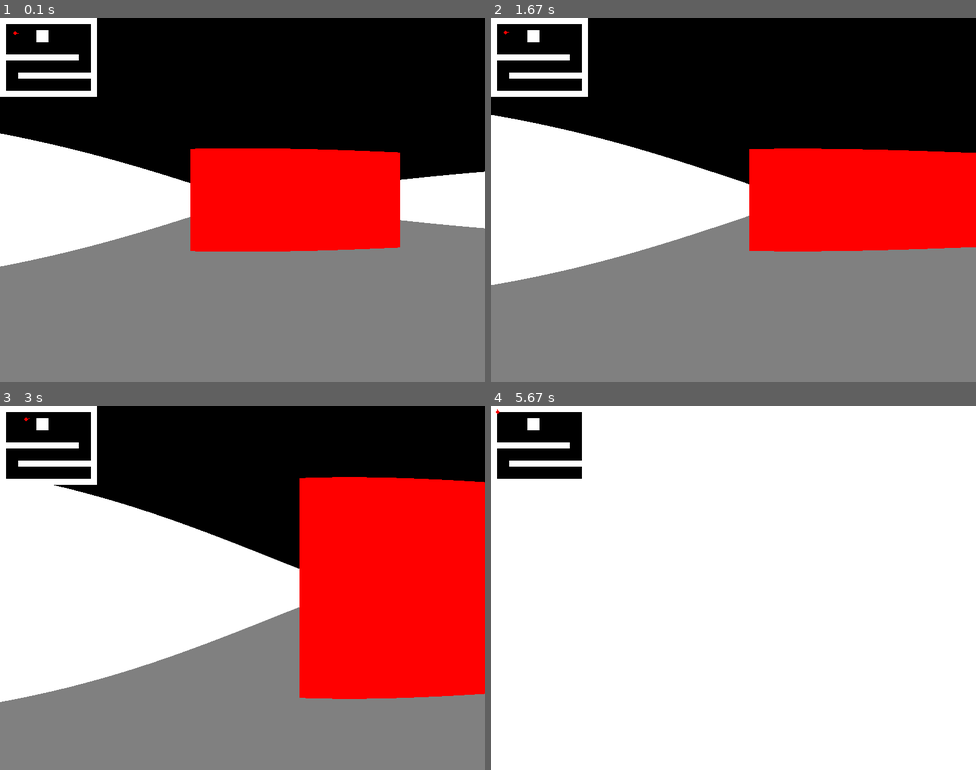
Above: before the commit, frames 1-4 (two rows, left to right).
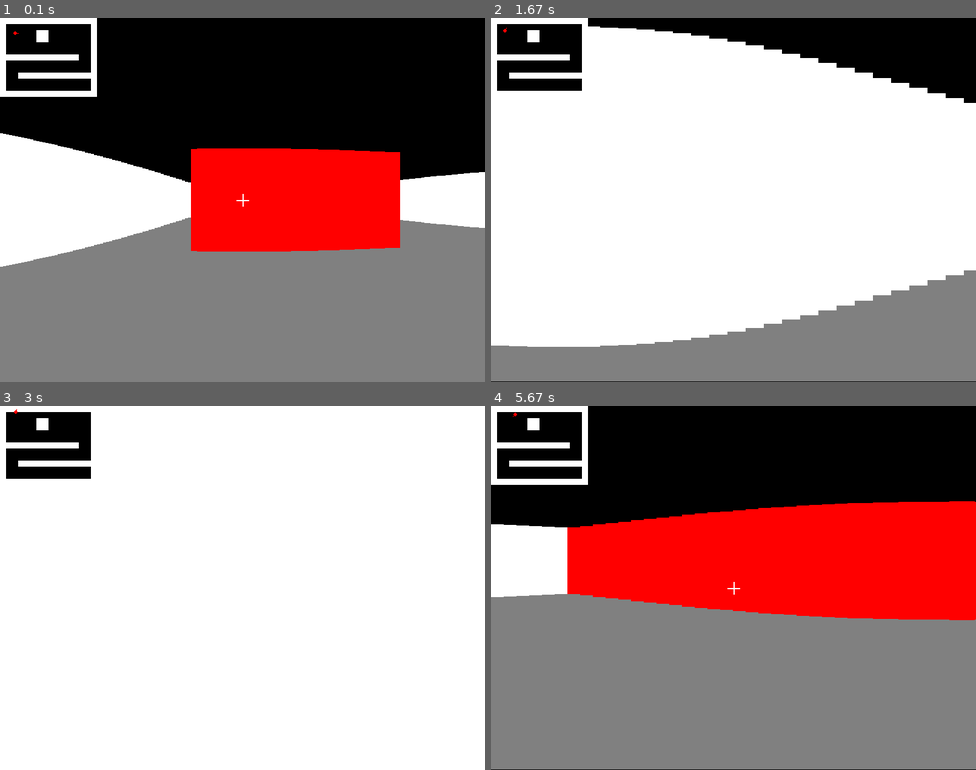
Above: after the commit, the same moments.

Repository: anirudhvsp/rayCastPygame
Game: pygame game, started from main.py
The game is run twice, just before and just after one commit, with the same random seed, the same clock (stepped at 60 frames per second) and the same inputs.
Inputs (mouse positions are in pixels of both pictures, inside the frame that each line leads up to):
- Up to frame 1 (0.1 s): no input
- Up to frame 2 (1.67 s): tap E at 0.33 s; hold Q 0.67-1.13 s; hold Right 0.67-1.13 s; hold D 0.67-1.13 s; move the mouse to (617, 203) at 0.7 s; hold Right 1.17-1.63 s; hold D 1.17-1.63 s; move the mouse to (806, 72) at 1.2 s
- Up to frame 3 (3 s): hold Up 1.67-1.97 s; hold W 1.67-1.97 s; move the mouse to (252, 464) at 1.7 s; tap E at 1.82 s; hold Right 2-2.47 s; hold D 2-2.47 s; move the mouse to (247, 624) at 2.03 s; hold Left from 2.5 s (still down); hold A from 2.5 s (still down); move the mouse to (368, 646) at 2.53 s
- Up to frame 4 (5.67 s): release Left at 3.03 s; release A at 3.03 s; hold Down 3.07-3.37 s; hold S 3.07-3.37 s; move the mouse to (859, 555) at 3.1 s; tap E at 3.22, 4.38 s; hold Left 3.4-3.8 s; hold A 3.4-3.8 s; move the mouse to (908, 558) at 3.43 s; hold Up 3.83-4.2 s; hold W 3.83-4.2 s; move the mouse to (578, 624) at 3.87 s; hold Right 4.23-4.87 s; hold D 4.23-4.87 s; move the mouse to (578, 540) at 4.27 s; hold Down 4.9-5.27 s; hold S 4.9-5.27 s; move the mouse to (903, 660) at 4.93 s; hold Left from 5.3 s (still down); hold A from 5.3 s (still down); move the mouse to (592, 518) at 5.33 s

The runs differ from the first frame. In frame 1, 0.1% of the frame differs, in the area x 0-100%, y 31-69%; in frame 2, 55%; in frame 3, 71%; in frame 4, 93%, in the area x 0-100%, y 0-100%.

Commit message:
added quality control and vertical aim

Diff:
--- a/constants.py
+++ b/constants.py
@@ -2,11 +2,13 @@
 # Constants
 SCREEN_WIDTH = 800
 SCREEN_HEIGHT = 600
-PLAYER_SPEED = 0.1
+PLAYER_SPEED = 0.05
 ROTATION_SPEED = 0.1
-MOUSE_SENS = -0.001
+MOUSE_SENS = -0.0005
 FOV = math.pi / 1  # Field of View in radians
 SPRINT_SPEED = 0.2
+VERTICAL_CLAMP = 400
+
 
 # Colors
 WHITE = (255, 255, 255)
--- a/gameState.py
+++ b/gameState.py
@@ -9,6 +9,7 @@
         self.game_map = []
         self.camera_shake = 0.0
         self.screen = pygame.display.set_mode((SCREEN_WIDTH, SCREEN_HEIGHT))
-
+        self.viewOffset = 0.0
+        self.RENDER_QUALITY = 5
         # Convert room layout to integers
         self.game_map = roomLayout.ROOM1
--- a/inputHandler.py
+++ b/inputHandler.py
@@ -1,5 +1,5 @@
 import pygame
-from constants import MOUSE_SENS, PLAYER_SPEED, ROTATION_SPEED, SPRINT_SPEED
+from constants import *
 from renderUtils import is_collision
 import random
 import math
@@ -27,9 +27,19 @@
             self.sprinting = True
         else:
             self.sprinting = False
+        if keys[pygame.K_UP]:
+            self.lookUp(game_state)
+        if keys[pygame.K_DOWN]:
+            self.lookDown(game_state)
+        if keys[pygame.K_q]:
+            self.increaseRenderQuality(game_state)
+        if keys[pygame.K_e]:
+            self.decreaseRenderQuality(game_state)
+
+
         dx, dy = pygame.mouse.get_rel()
         dx *= MOUSE_SENS
-        dy *= MOUSE_SENS
+        dy *= MOUSE_SENS * 500
         self.rotate_mouse(game_state, dx, dy)
 
 
@@ -87,6 +97,7 @@
         ]
 
     def rotate_mouse(self, game_state, dx, dy):
+        # Rotate based on the x movement
         game_state.player_dir = [
             game_state.player_dir[0] * math.cos(-dx) - game_state.player_dir[1] * math.sin(-dx),
             game_state.player_dir[0] * math.sin(-dx) + game_state.player_dir[1] * math.cos(-dx),
@@ -96,3 +107,22 @@
             game_state.player_plane[0] * math.cos(-dx) - game_state.player_plane[1] * math.sin(-dx),
             game_state.player_plane[0] * math.sin(-dx) + game_state.player_plane[1] * math.cos(-dx),
         ]
+
+        # Look up and down based on the y movement
+        game_state.viewOffset += dy
+        game_state.viewOffset = max(-VERTICAL_CLAMP, min(VERTICAL_CLAMP, game_state.viewOffset))  # Clamp between -60.0 and 60.0
+
+    def lookUp(self, game_state):
+        game_state.viewOffset += 1
+        game_state.viewOffset = min(VERTICAL_CLAMP, game_state.viewOffset)  # Clamp to 60.0
+
+    def lookDown(self, game_state):
+        game_state.viewOffset -= 1
+        game_state.viewOffset = max(-VERTICAL_CLAMP, game_state.viewOffset)  # Clamp to -60.0
+
+    def increaseRenderQuality(self, game_state):
+        game_state.RENDER_QUALITY += 0.5
+        game_state.RENDER_QUALITY = min(50, game_state.RENDER_QUALITY)
+    def decreaseRenderQuality(self, game_state):
+        game_state.RENDER_QUALITY -= 0.5
+        game_state.RENDER_QUALITY = max(1, game_state.RENDER_QUALITY)
--- a/main.py
+++ b/main.py
@@ -1,6 +1,6 @@
 import pygame
 import math
-from renderUtils import draw_walls, draw_minimap, is_collision
+from renderUtils import *
 from constants import SCREEN_WIDTH, SCREEN_HEIGHT, PLAYER_SPEED, ROTATION_SPEED, MOUSE_SENS,  BLACK, WHITE
 from gameState import GameState
 from inputHandler import InputHandler
@@ -15,7 +15,7 @@
 
 game_state = GameState()
 
-async def main():
+def main():
     pygame.mouse.set_visible(False)
     pygame.event.set_grab(True)
     font = pygame.font.Font(None, 15)
@@ -36,13 +36,14 @@
         # Draw walls
         draw_walls(game_state)
         draw_minimap(game_state)
-
+        draw_crosshair(game_state)
 
         # Update the display
         pygame.display.update()
-        await asyncio.sleep(0)  # Very important, and keep it 0
-
+        #await asyncio.sleep(0)  # Very important, and keep it 0
+        clock.tick(120)
         if not running:
             return
 
-asyncio.run( main() )
+if __name__ == "__main__":
+    main()
--- a/renderUtils.py
+++ b/renderUtils.py
@@ -60,7 +60,9 @@
 
 
 def draw_walls(game_state):
-    for x in range(SCREEN_WIDTH):
+    wall_width = int(game_state.RENDER_QUALITY) # Width of the wall rectangles
+
+    for x in range(0, SCREEN_WIDTH, wall_width):
         # Calculate ray angle for each column
         camera_x = 2 * x / SCREEN_WIDTH - 1  # Normalize x-coordinate
         ray_dir_x = game_state.player_dir[0] + game_state.player_plane[0] * camera_x
@@ -77,14 +79,23 @@
         # Calculate wall color based on the side of the wall
         wall_color = RED if side == 0 else WHITE
         floor_color = GREY
-        # Draw the wall segment
-        wall_start = (x, SCREEN_HEIGHT // 2 - line_height // 2)
-        wall_end = (x, SCREEN_HEIGHT // 2 + line_height // 2)
-        pygame.draw.line(game_state.screen, wall_color, wall_start, wall_end, 1)
 
-        floor_start = (x, SCREEN_HEIGHT // 2 + line_height // 2)
-        floor_end = (x, SCREEN_HEIGHT)
-        pygame.draw.line(game_state.screen, floor_color, floor_start, floor_end)
+        # Calculate the coordinates for the wall rectangle
+        rect_x = x
+        rect_height = line_height
+
+        # Calculate the offset value based on viewOffset and perp_wall_dist
+        perp_wall_dist = SCREEN_HEIGHT / line_height
+        offset_value = game_state.viewOffset * scale_multiplier(perp_wall_dist)
+
+        rect_y = SCREEN_HEIGHT // 2 - line_height // 2 + offset_value
+        rect_y_end = SCREEN_HEIGHT // 2 + line_height // 2 + offset_value
+
+        # Draw the wall rectangle
+        pygame.draw.rect(game_state.screen, wall_color, (rect_x, rect_y, wall_width, rect_height))
+
+        # Draw the floor rectangle
+        pygame.draw.rect(game_state.screen, floor_color, (rect_x, rect_y_end, wall_width, SCREEN_HEIGHT - rect_y_end))
 
 
 
@@ -103,7 +114,30 @@
 
 
 def is_collision(x, y, game_state):
-    # Check if the player's next position collides with a wall or goes out of bounds
+    # Check if the offset position collides with a wall or goes out of bounds
     map_x = int(x)
     map_y = int(y)
-    return game_state.game_map[map_y][map_x] == 1 or map_x < 0 or map_x >= len(game_state.game_map[0]) or map_y < 0 or map_y >= len(game_state.game_map)
+
+    return (
+        game_state.game_map[map_y][map_x] == 1 or
+        map_x < 0 or map_x >= len(game_state.game_map[0]) or
+        map_y < 0 or map_y >= len(game_state.game_map)
+    )
+
+
+def scale_multiplier(perp_distance):
+    scaled_value = math.sin(math.pi / 2 * min(1, perp_distance))
+    return scaled_value
+
+def draw_crosshair(game_state):
+    # Draw a crosshair in the center of the screen
+    crosshair_size = 10
+    crosshair_color = WHITE
+
+    # Horizontal line
+    pygame.draw.line(game_state.screen, crosshair_color, (SCREEN_WIDTH // 2 - crosshair_size, SCREEN_HEIGHT // 2),
+                     (SCREEN_WIDTH // 2 + crosshair_size, SCREEN_HEIGHT // 2), 2)
+
+    # Vertical line
+    pygame.draw.line(game_state.screen, crosshair_color, (SCREEN_WIDTH // 2, SCREEN_HEIGHT // 2 - crosshair_size),
+                     (SCREEN_WIDTH // 2, SCREEN_HEIGHT // 2 + crosshair_size), 2)
